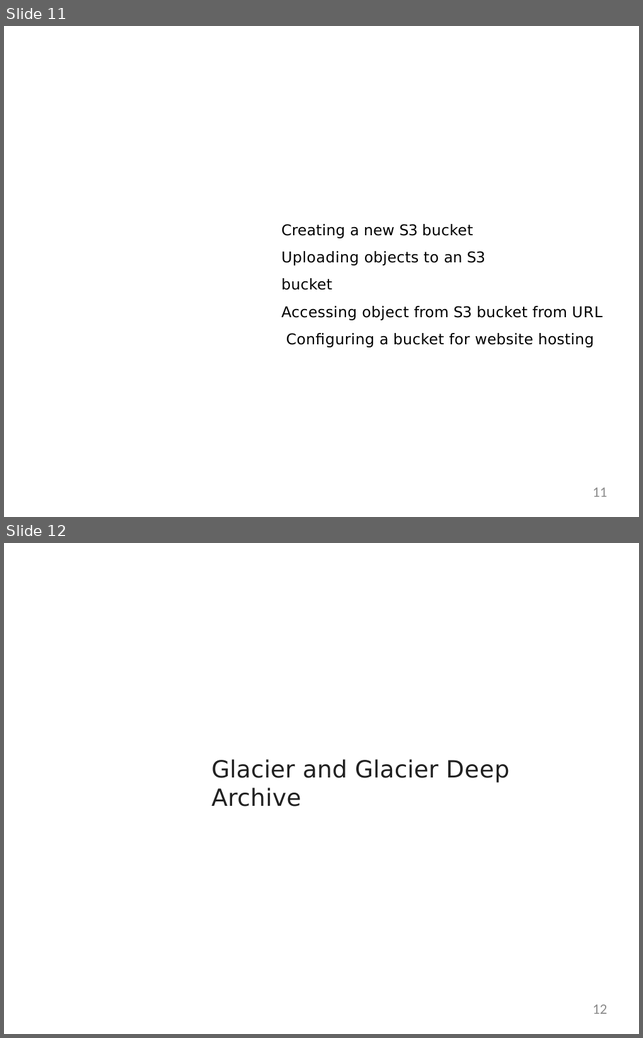
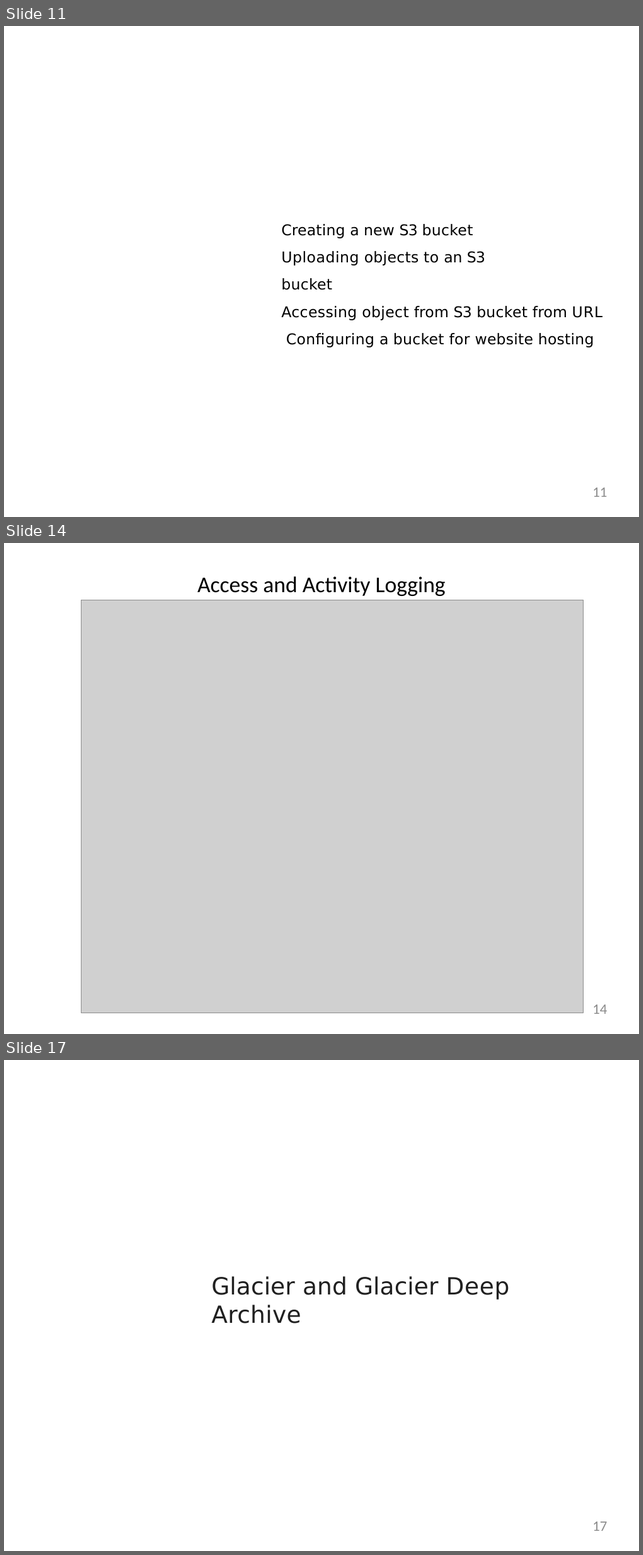
Before and after one commit to StevenJoseph19/Cloud-Computing, a slide deck: Day 5/Slides/1. File Storage Services/file-storage-services-slides.pptx. Shown one above the other, each under a label of ours: slides 11 and 12 before the commit, slides 11, 14 and 17 after it; the slides between them are not shown. The pictures are 643x1038 and 643x1555 pixels, drawn with LibreOffice and Linux fonts; fonts in the diff are those of the drawing; grey boxes stand for pictures; background and template pictures are left out. Boxes give left, top, right and bottom in pixels: in the first picture for what was removed or moved away, otherwise in the second. Text is boxed around its words. In the diff, an @@ line names an element or a change of style, - is before the commit and + after.

```diff
--- a/Day 5/Slides/1. File Storage Services/file-storage-services-slides.pptx
+++ b/Day 5/Slides/1. File Storage Services/file-storage-services-slides.pptx
@@ slide 14 added at <box>4,543,639,1034</box>, background #FFFFFF @@
@@ text added at <box>197,576,446,596</box>, 28 pt, text #000000 @@
+Access and Activity Logging
@@ picture added at <box>81,600,584,1013</box> @@
@@ page number added at <box>592,1004,607,1014</box>, 18 pt, text #8C8C8C @@
+14
@@ what was slide 12 is now slide 17 @@
@@ page number at <box>592,1521,607,1531</box>: text changed @@
-12
+17
```
Also in this commit, not shown: 4 other slides added, 6 other files.
